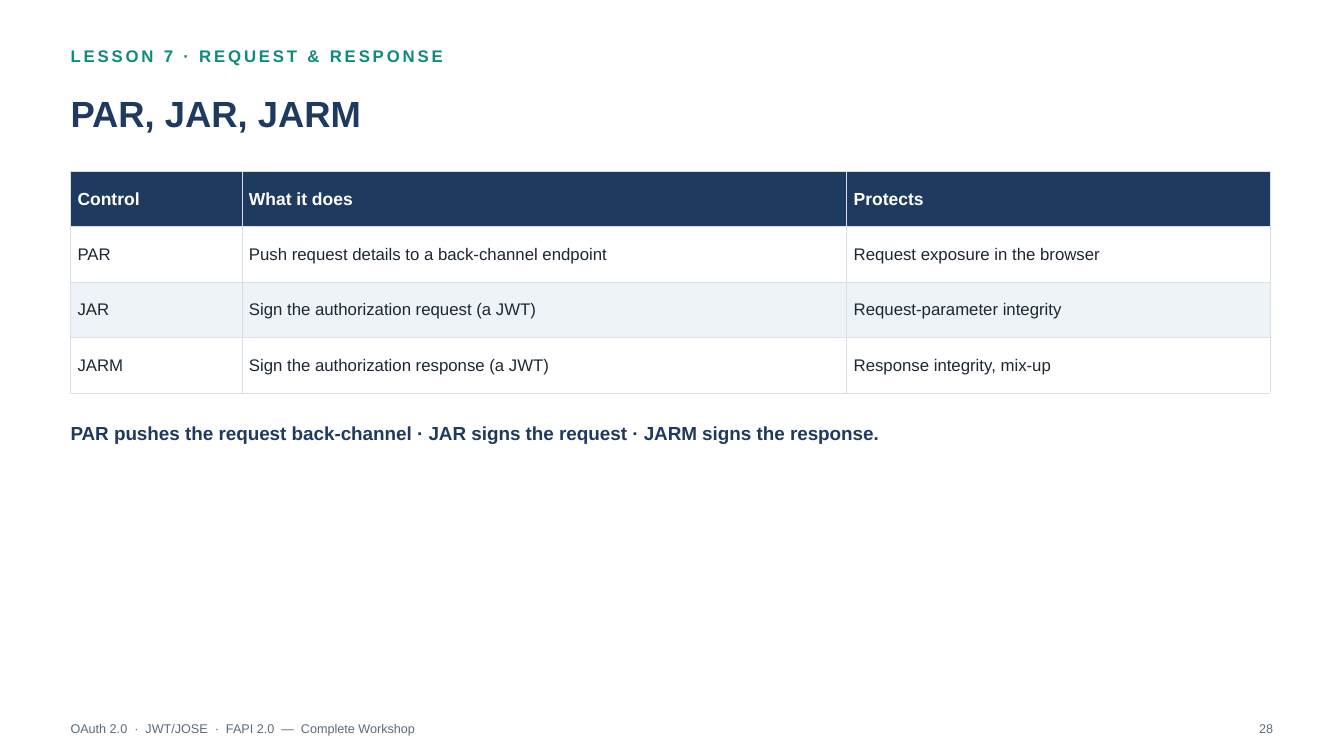
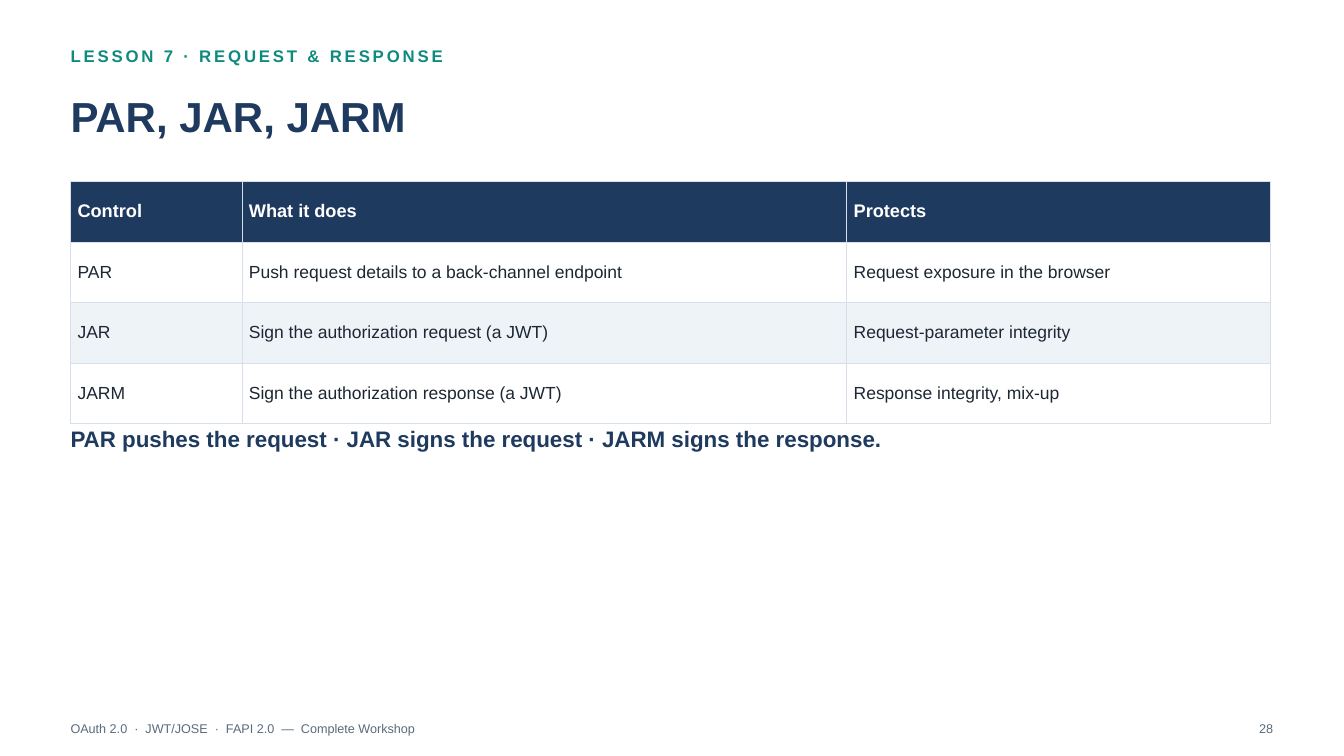
Before and after one commit to jufianto/blog-resource, a slide deck: slide 28 of oauth-learn/export/presentations/oauth_complete_workshop_lessons_1_8.pptx. Drawn at 1344x756 pixels with LibreOffice and Linux fonts; fonts in the diff are those of the drawing. Boxes give left, top, right and bottom in pixels: in the first picture for what was removed or moved away, otherwise in the second. Text is boxed around its words. In the diff, an @@ line names an element or a change of style, - is before the commit and + after.

```diff
--- a/oauth-learn/export/presentations/oauth_complete_workshop_lessons_1_8.pptx
+++ b/oauth-learn/export/presentations/oauth_complete_workshop_lessons_1_8.pptx
@@ text "PAR, JAR, JARM" at bbox=[71, 103, 406, 139]: size 26 to 30 pt @@
@@ table at bbox=[71, 181, 1270, 407] @@
@@ size 12.5 to 13 pt in "Control", "What it does", "Protects" @@
@@ size 12 to 12.5 pt in "PAR", "Push request details to a back-channel endpoint", "Request exposure in the browser", "JAR" and 5 more places @@
@@ table: place and size @@
-table at bbox=[71, 171, 1270, 379]
+table at bbox=[71, 181, 1270, 407]
@@ text at bbox=[71, 430, 881, 452]: text changed; size 13.5 to 16 pt @@
-PAR pushes the request back-channel · JAR signs the request · JARM signs the response.
+PAR pushes the request · JAR signs the request · JARM signs the response.
```
Also in this commit, not shown: 23 other slides changed, 30 other files.
